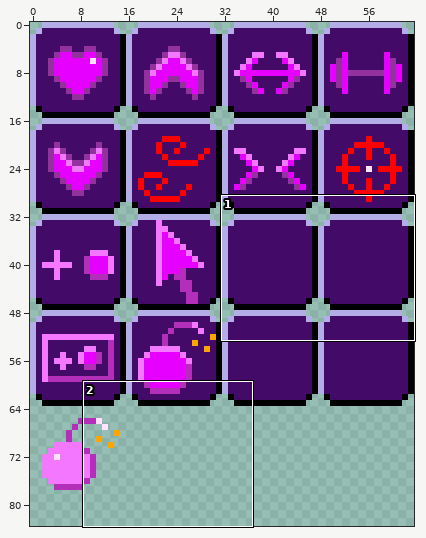
One commit to this pixel-art file: assets/sprite_sheet.ase. Above, an overview of the earlier version with the close-up marked.
Close-up. The starting point:
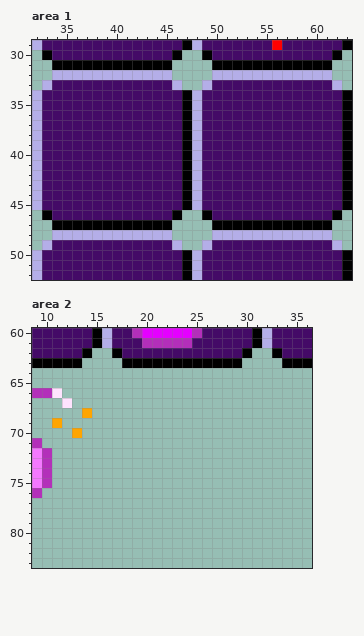
64x128 pixels, 1 frame. Shown: area 1: x 32..63, y 29..52; area 2: x 9..36, y 60..83. The wide view leaves out empty margins.
The same view after the edit:
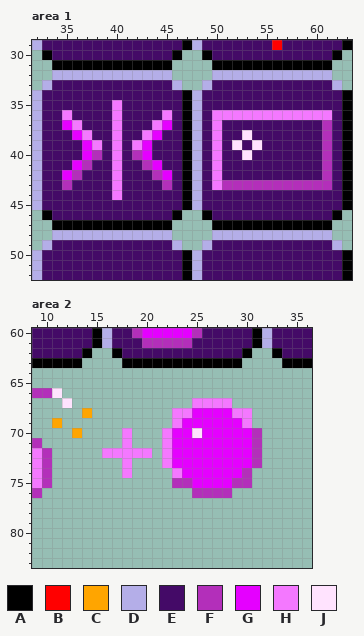
Palette (. is transparent): A #000000  B #ff0000  C #ffa500  D #b4aee8  E #440a67  F #b32fba  G #e500ff  H #f478ff  J #ffe3fe
The exact change:
--- area 1, layer "Layer 2"
@@ x 32..63 @@
 34 DEEEEEEEEEEEEEEADEEEEEEEEEEEEEEA
-35 DEEEEEEEEEEEEEEADEEEEEEEEEEEEEEA
-36 DEEEEEEEEEEEEEEADEEEEEEEEEEEEEEA
-37 DEEEEEEEEEEEEEEADEEEEEEEEEEEEEEA
-38 DEEEEEEEEEEEEEEADEEEEEEEEEEEEEEA
-39 DEEEEEEEEEEEEEEADEEEEEEEEEEEEEEA
-40 DEEEEEEEEEEEEEEADEEEEEEEEEEEEEEA
-41 DEEEEEEEEEEEEEEADEEEEEEEEEEEEEEA
-42 DEEEEEEEEEEEEEEADEEEEEEEEEEEEEEA
-43 DEEEEEEEEEEEEEEADEEEEEEEEEEEEEEA
-44 DEEEEEEEEEEEEEEADEEEEEEEEEEEEEEA
+35 DEEEEEEEHEEEEEEADEEEEEEEEEEEEEEA
+36 DEEHEEEEHEEEEHEADEHHHHHHHHHHHHEA
+37 DEEGHEEEHEEEHGEADEHEEEEEEEEEEFEA
+38 DEEEGHEEHEEHGEEADEHEEJEEEEEEEFEA
+39 DEEEEGHEHEHGEEEADEHEJEJEEEEEEFEA
+40 DEEEEGFEHEFGEEEADEHEEJEEEEEEEFEA
+41 DEEEGFEEHEEFGEEADEHEEEEEEEEEEFEA
+42 DEEGFEEEHEEEFGEADEHEEEEEEEEEEFEA
+43 DEEFEEEEHEEEEFEADEHFFFFFFFFFFFEA
+44 DEEEEEEEHEEEEEEADEEEEEEEEEEEEEEA
 45 DEEEEEEEEEEEEEEADEEEEEEEEEEEEEEA
--- area 2, layer "Layer 2"
@@ x 9..36 @@
 66 FFJ.........................
-67 ...J........................
-68 .....C......................
-69 ..C.........................
-70 ....C.......................
-71 F...........................
-72 HF..........................
-73 HF..........................
-74 HF..........................
-75 HF..........................
-76 F...........................
+67 ...J............HHHH........
+68 .....C........HHGGGGHH......
+69 ..C...........HGGGGGGH......
+70 ....C....H...HGGJGGGGGF.....
+71 F........H...HGGGGGGGGF.....
+72 HF.....HHHHH.HGGGGGGGGF.....
+73 HF.......H...HGGGGGGGGF.....
+74 HF.......H....HGGGGGGF......
+75 HF............FFGGGGFF......
+76 F...............FFFF........
 77 ............................
Changed places in both close-ups, as pixel boxes (x1, y1, x2, y2):
changed: (62, 100, 172, 200)
changed: (212, 110, 332, 190)
added: (102, 398, 262, 498)
